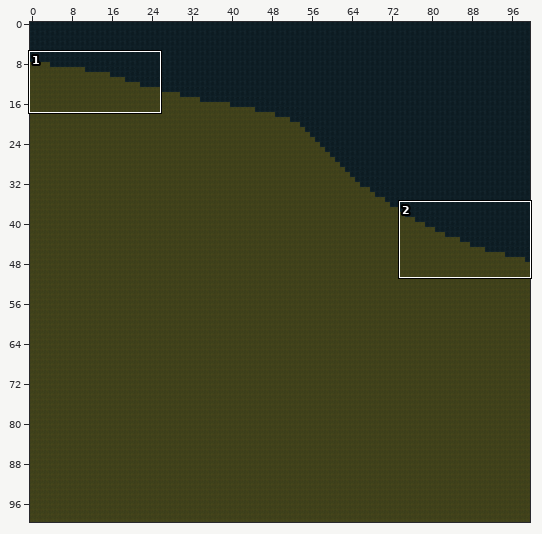
One commit to this Tiled map (JSON): LostAndDivine.ClientMonoGame/Content/Sectors/5_6.tmj. The first picture is a wide view before the edit; the outline marks the close-up.
Close-up. Earlier state:
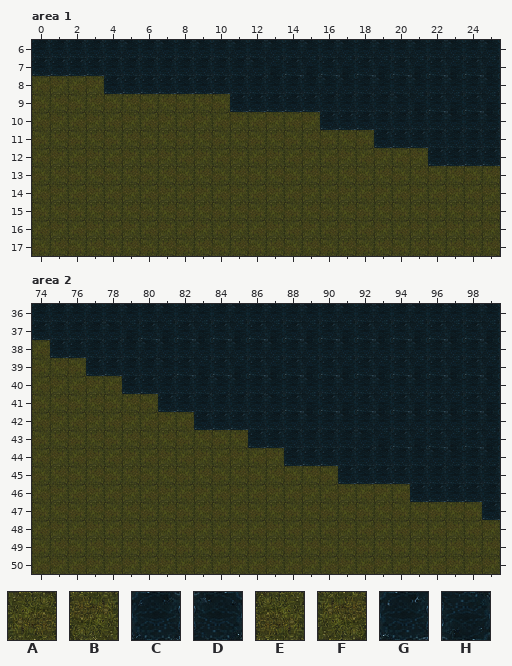
Cells are 64x64 px. Shown: area 1 x 0..25, y 6..17; area 2 x 74..99, y 36..50. The commit also changed other parts of the map, which this record leaves out.
Key: from "World-Tilemap": A 91, B 92, C 99, D 100, E 121, F 122, G 129, H 130.
_ is an empty cell.
Layer "Слой тайлов 1" before, area 1, first column x 0:
 6 CCCCCDCDCDCDCDCDCDCDCDCDCD
 7 GGGGCCCCCCCCDHGHGHGHGHGHGH
 8 ABABGGGGGGGCCCCCDDCDCDCDCD
 9 EFEFEFEFEFEGGGGGCCCCDHGHGH
10 ABABABABABABABABGGGCCCCDCD
11 EFEFEFEFEFEFEFEFEFEGGGCCCC
12 ABABABABABABABABABABABGGGG
13 EFEFEFEFEFEFEFEFEFEFEFEFEF
14 ABABABABABABABABABABABABAB
15 EFEFEFEFEFEFEFEFEFEFEFEFEF
16 ABABABABABABABABABABABABAB
17 EFEFEFEFEFEFEFEFEFEFEFEFEF
Layer "Слой тайлов 1" before, area 2, first column x 74:
36 CCDDCDCDCDCDCDCDCDCDCDCDCD
37 GCCCDHGHGHGHGHGHGHGHGHGHGH
38 AGGCCCDDCDCDCDCDCDCDCDCDCD
39 EFEGGCCDGHGHGHGHGHGHGHGHGH
40 ABABAGGCCCDDCDCDCDCDCDCDCD
41 EFEFEFEGGCCCCDGHGHGHGHGHGH
42 ABABABABAGGGCCCDCDCDCDCDCD
43 EFEFEFEFEFEFGGCCCCDHGHGHGH
44 ABABABABABABABGGGCCCCCDDCD
45 EFEFEFEFEFEFEFEFEGGGGCCCCC
46 ABABABABABABABABABABAGGGGC
47 EFEFEFEFEFEFEFEFEFEFEFEFEG
48 ABABABABABABABABABABABABAB
49 EFEFEFEFEFEFEFEFEFEFEFEFEF
50 ABABABABABABABABABABABABAB
And afterwards:
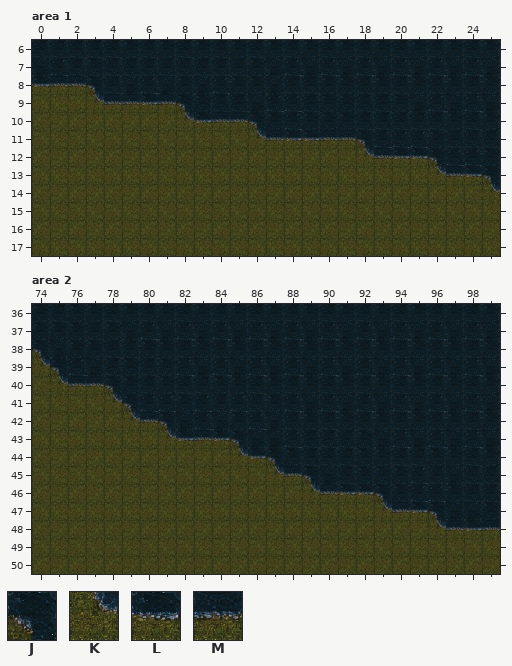
Further tiles: from "World-Tilemap": J 11, K 158, L 159, M 160.
From old to new:
Changed rows in their new state; . is an unchanged cell.
Layer "Слой тайлов 1", area 1:
first column x 0:
 7 H.CD......................
 8 LMMJCH.HDH.DDH............
 9 ...KMMLMJDCCH..CDD........
10 ........KLMMJDGDDDC.......
11 ............KMLLMMJ...D...
12 ..................KMLLJ..D
13 ......................KMLJ
14 .........................K
Layer "Слой тайлов 1", area 2:
first column x 74:
36 D.........................
37 DDD.......................
38 JHDD......................
39 KJGHCD....................
40 .KMMJDCD..................
41 ....KJG.DG.G..............
42 .....KMJH.HDGH............
43 .......KLMLJHHG...........
44 ...........KLJDCC.DD......
45 .............KMJHCDDDG.H..
46 ...............KMLLJD..DC.
47 ...................KMLJHHD
48 ......................KMLM
Boxes around the changes in both close-ups, in picture pixels (x1, y1, x2, y2):
changed: (32, 58, 500, 202)
changed: (32, 304, 500, 538)
